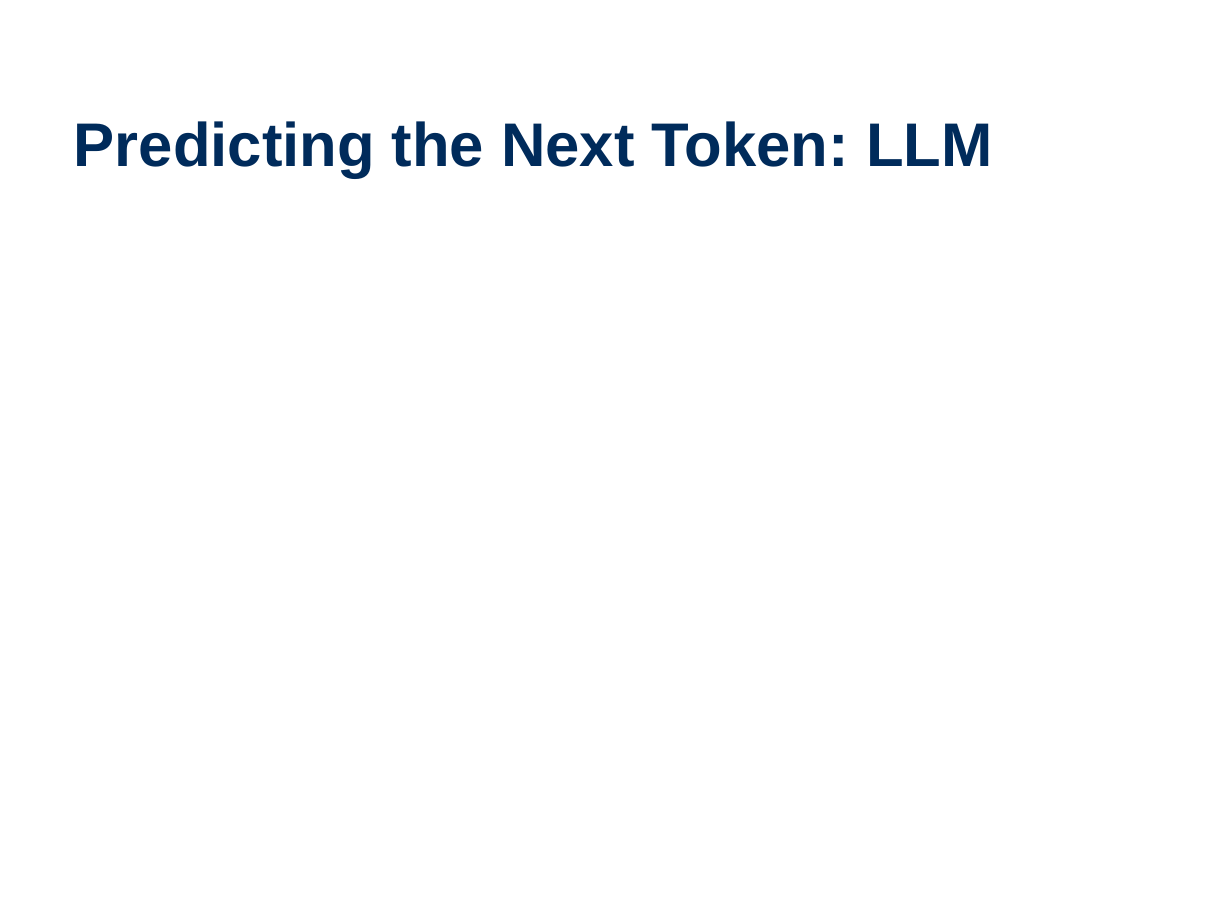
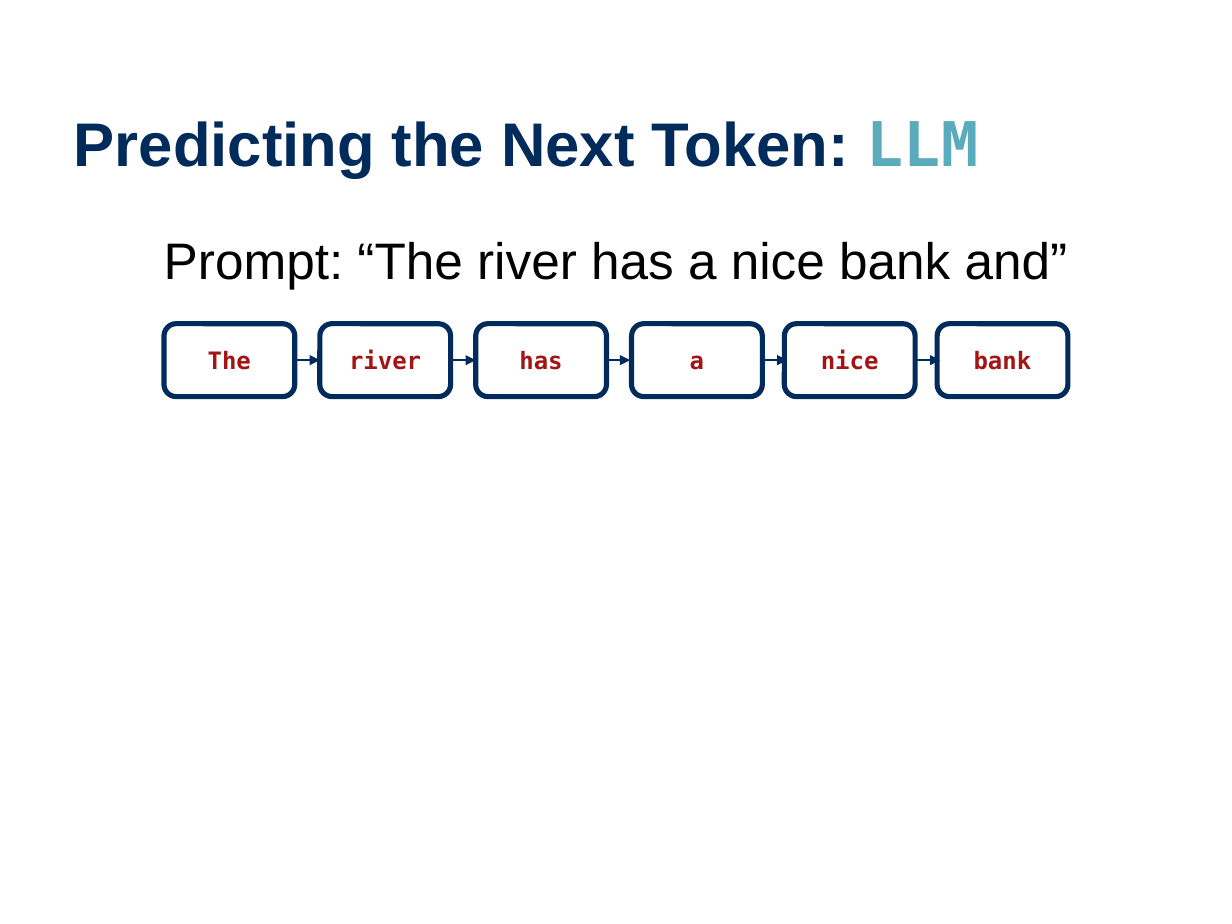
Before and after one commit to wtheisen/nd-cse-10124-lectures, a slide deck: slide 15 of Blank/Lecture_07_ Embeddings_02.pptx (slide 9 before the commit). Drawn at 1232x924 pixels with LibreOffice and Linux fonts; fonts in the diff are those of the drawing. Boxes give left, top, right and bottom in pixels: in the first picture for what was removed or moved away, otherwise in the second. Text is boxed around its words. In the diff, an @@ line names an element or a change of style, - is before the commit and + after.

```diff
--- a/Blank/Lecture_07_ Embeddings_02.pptx
+++ b/Blank/Lecture_07_ Embeddings_02.pptx
@@ title "Predicting the Next Token: LLM" at [74,121,978,178]: font Arial to DejaVu Sans Mono, text colour #002B5B to #5AABBC in "LLM" @@
@@ text added at [164,241,1068,289], 30 pt, text #000000 @@
+Prompt: “The river has a nice bank and”
@@ rounded rectangle added at [164,324,294,397], outline #002B5B 3 pt, 14 pt, text #A31415, bold @@
+The
@@ rounded rectangle added at [320,324,451,397], outline #002B5B 3 pt, 14 pt, text #A31415, bold @@
+river
@@ rounded rectangle added at [476,324,606,397], outline #002B5B 3 pt, 14 pt, text #A31415, bold @@
+has
@@ rounded rectangle added at [632,324,763,397], outline #002B5B 3 pt, 14 pt, text #A31415, bold @@
+a
@@ rounded rectangle added at [785,324,915,397], outline #002B5B 3 pt, 14 pt, text #A31415, bold @@
+nice
@@ rounded rectangle added at [938,324,1068,397], outline #002B5B 3 pt, 14 pt, text #A31415, bold @@
+bank
@@ arrow added from (294, 360) to (320, 360), #002B5B 1.5 pt @@
@@ arrow added from (451, 360) to (476, 360), #002B5B 1.5 pt @@
@@ arrow added from (605, 360) to (630, 360), #002B5B 1.5 pt @@
@@ arrow added from (763, 360) to (787, 360), #002B5B 1.5 pt @@
@@ arrow added from (915, 360) to (940, 360), #002B5B 1.5 pt @@
```
Also in this commit, not shown: 2 other slides changed, 9 slides added, 9 slides removed, 12 other files.
